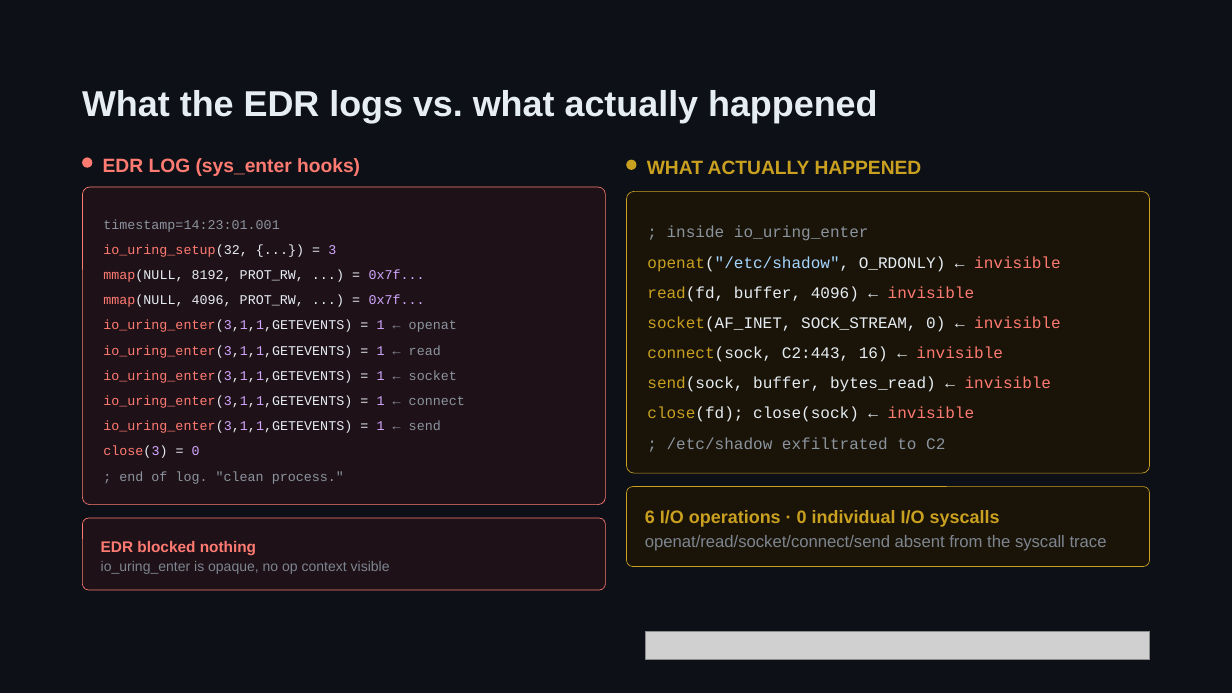
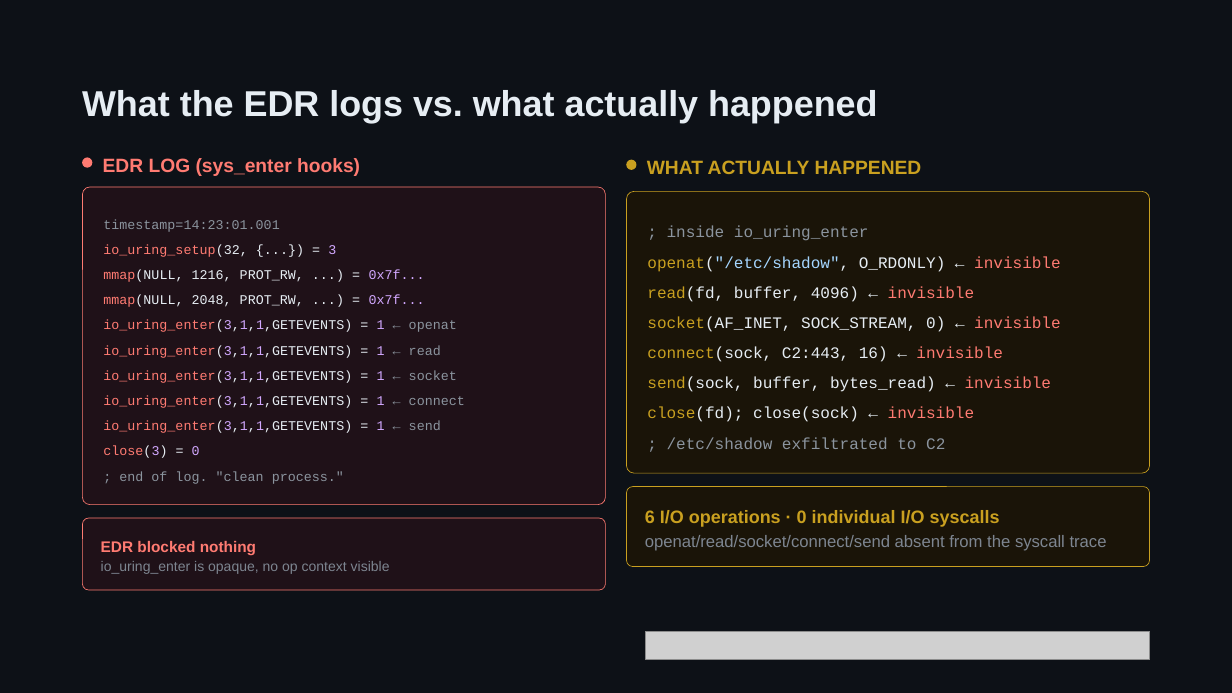
Before and after one commit to maycon/I-OWN-URING, a slide deck: slide 11 of talk/What EDRs Don't See - Syscall-less Shellcode via io_uring.pptx. Drawn at 1232x693 pixels with LibreOffice and Linux fonts; fonts in the diff are those of the drawing; grey boxes stand for pictures; background and template pictures are left out. Boxes give left, top, right and bottom in pixels: in the first picture for what was removed or moved away, otherwise in the second. Text is boxed around its words. In the diff, an @@ line names an element or a change of style, - is before the commit and + after.

```diff
--- a/talk/What EDRs Don't See - Syscall-less Shellcode via io_uring.pptx
+++ b/talk/What EDRs Don't See - Syscall-less Shellcode via io_uring.pptx
@@ text at (103, 269, 425, 282): text changed @@
-mmap(NULL, 8192, PROT_RW, ...) = 0x7f...
+mmap(NULL, 1216, PROT_RW, ...) = 0x7f...
@@ text at (103, 295, 425, 307): text changed @@
-mmap(NULL, 4096, PROT_RW, ...) = 0x7f...
+mmap(NULL, 2048, PROT_RW, ...) = 0x7f...
```
Also in this commit, not shown: 6 other slides changed, 1 other file.
